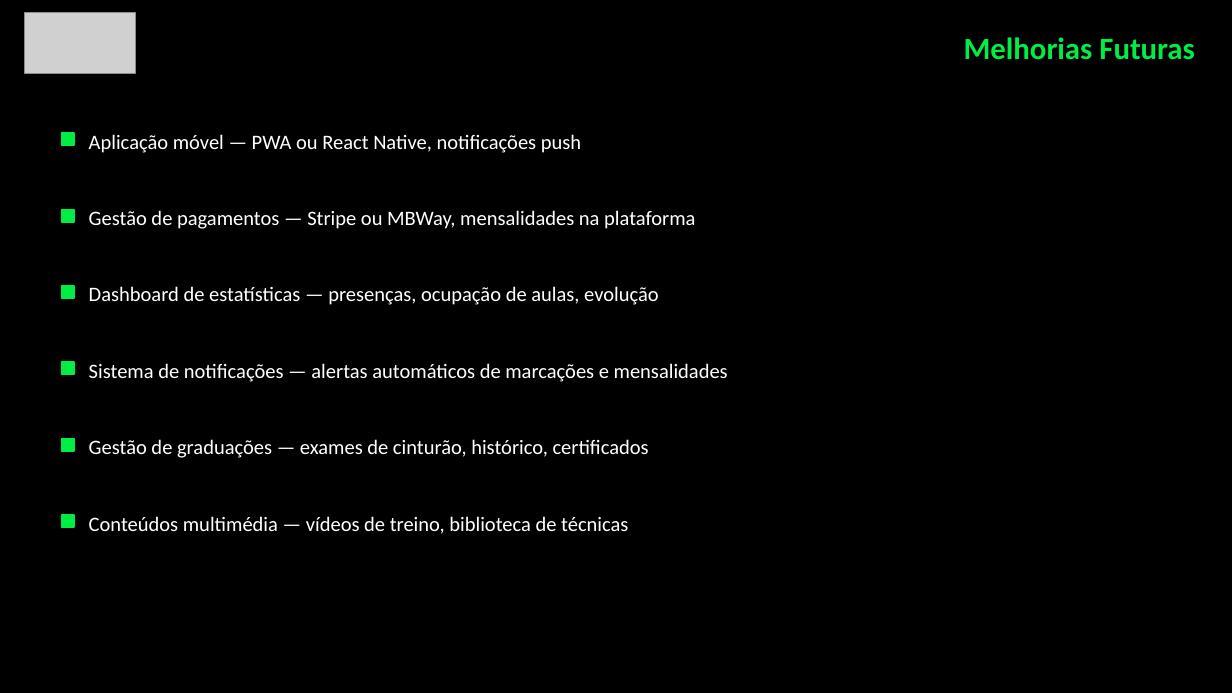
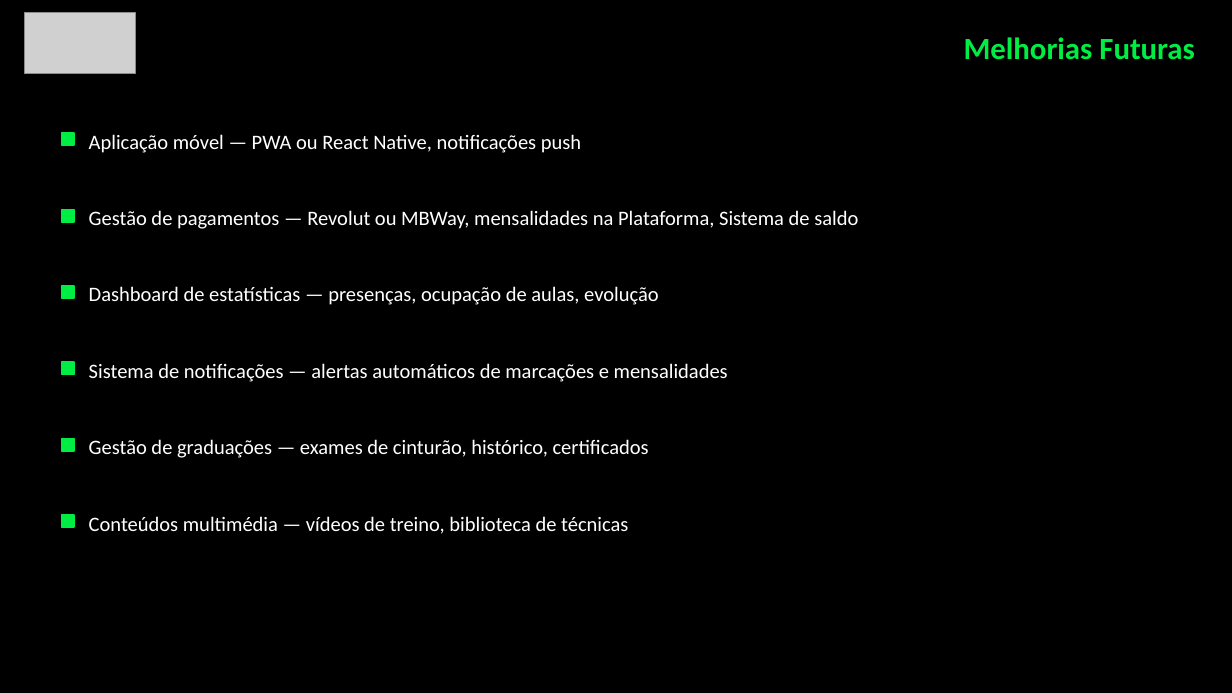
Before and after one commit to GuilhermeLopesMMA/LopesFightAcademy, a slide deck: slide 11 of LFA.pptx (slide 12 before the commit). Drawn at 1232x693 pixels with LibreOffice and Linux fonts; fonts in the diff are those of the drawing; grey boxes stand for pictures. Boxes give left, top, right and bottom in pixels: in the first picture for what was removed or moved away, otherwise in the second. Text is boxed around its words. In the diff, an @@ line names an element or a change of style, - is before the commit and + after.

```diff
--- a/LFA.pptx
+++ b/LFA.pptx
@@ text at box(89, 210, 858, 229): text changed @@
-Gestão de pagamentos — Stripe ou MBWay, mensalidades na plataforma
+Gestão de pagamentos — Revolut ou MBWay, mensalidades na Plataforma, Sistema de saldo
```
Also in this commit, not shown: 7 other slides changed, 1 slide added, 2 slides removed.
